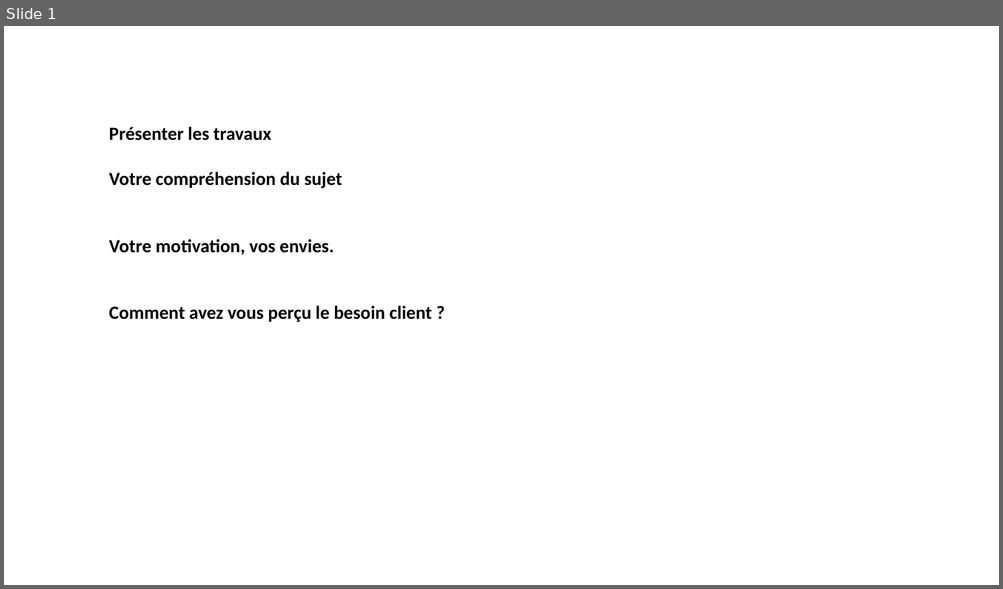
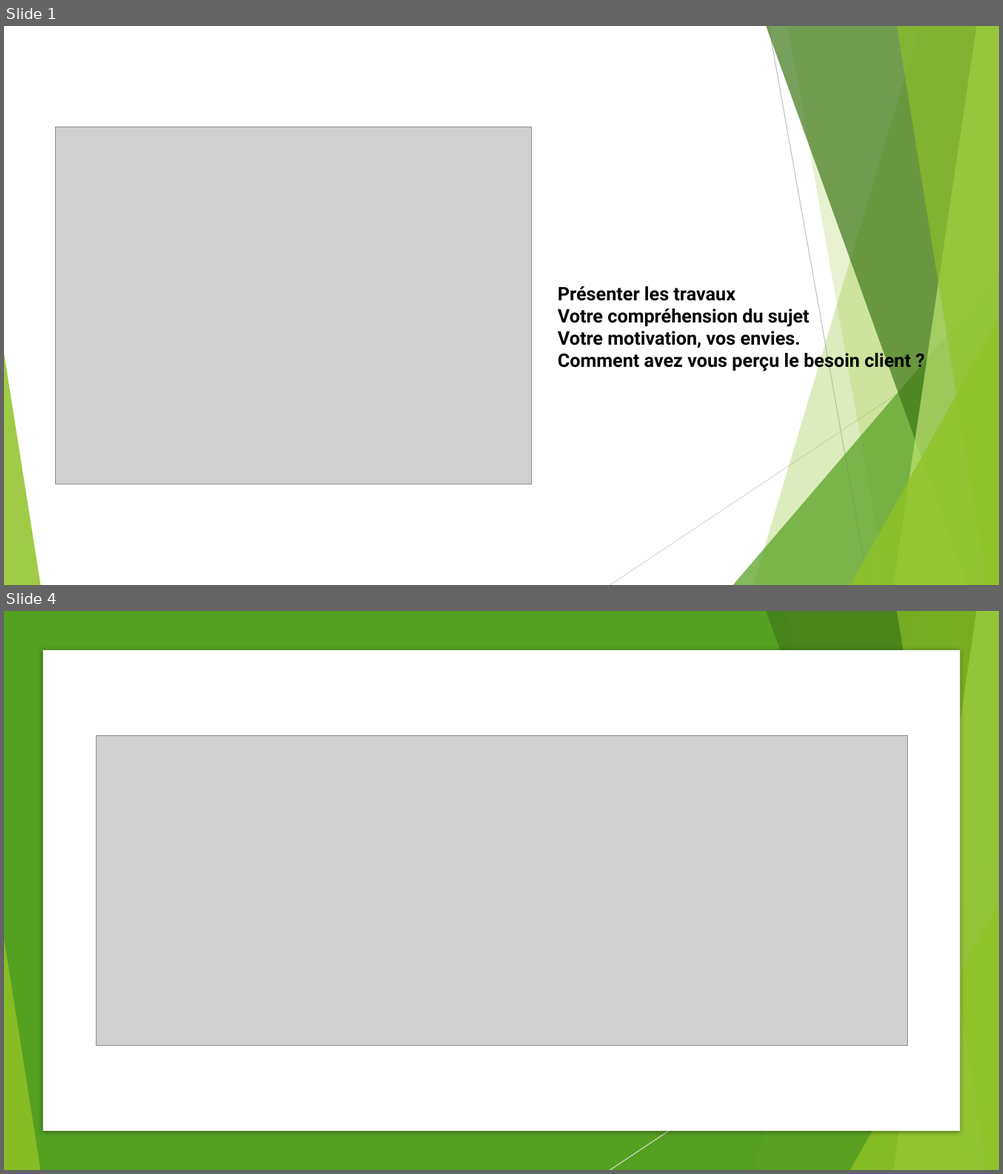
Before and after one commit to taconet1/Application-de-gestion, a slide deck: Présentation.pptx. Shown one above the other, each under a label of ours: slide 1 before the commit, slides 1 and 4 after it; the slides between them are not shown. The pictures are 1003x589 and 1003x1174 pixels, drawn with LibreOffice and Linux fonts; fonts in the diff are those of the drawing; grey boxes stand for pictures. Boxes give left, top, right and bottom in pixels: in the first picture for what was removed or moved away, otherwise in the second. Text is boxed around its words. In the diff, an @@ line names an element or a change of style, - is before the commit and + after.

```diff
--- a/Présentation.pptx
+++ b/Présentation.pptx
@@ slide 4 added at <box>4,611,999,1170</box>, background #FFFFFF; not listed: 9 template elements that a slide beside it also shows @@
@@ rectangle added at <box>4,611,999,1170</box>, fill #54A021 @@
@@ rectangle added at <box>42,650,960,1132</box>, fill #FFFFFF @@
@@ picture added at <box>96,735,907,1046</box> @@
@@ group added at <box>4,611,999,1170</box>: 5 freeform shapes, 3 triangles, 1 line @@
@@ slide 1 changed as well @@
@@ picture added at <box>56,127,532,485</box> @@
@@ text "Présenter les travaux": place and size @@
-text "Présenter les travaux" at <box>109,127,432,323</box>
+text "Présenter les travaux" at <box>558,286,910,372</box>
@@ text "Présenter les travaux" at <box>558,286,910,372</box>: font Calibri to Roboto @@
@@ group added at <box>4,26,999,585</box>: 5 freeform shapes, 3 triangles, 2 lines @@
```
Also in this commit, not shown: 4 other slides added.
